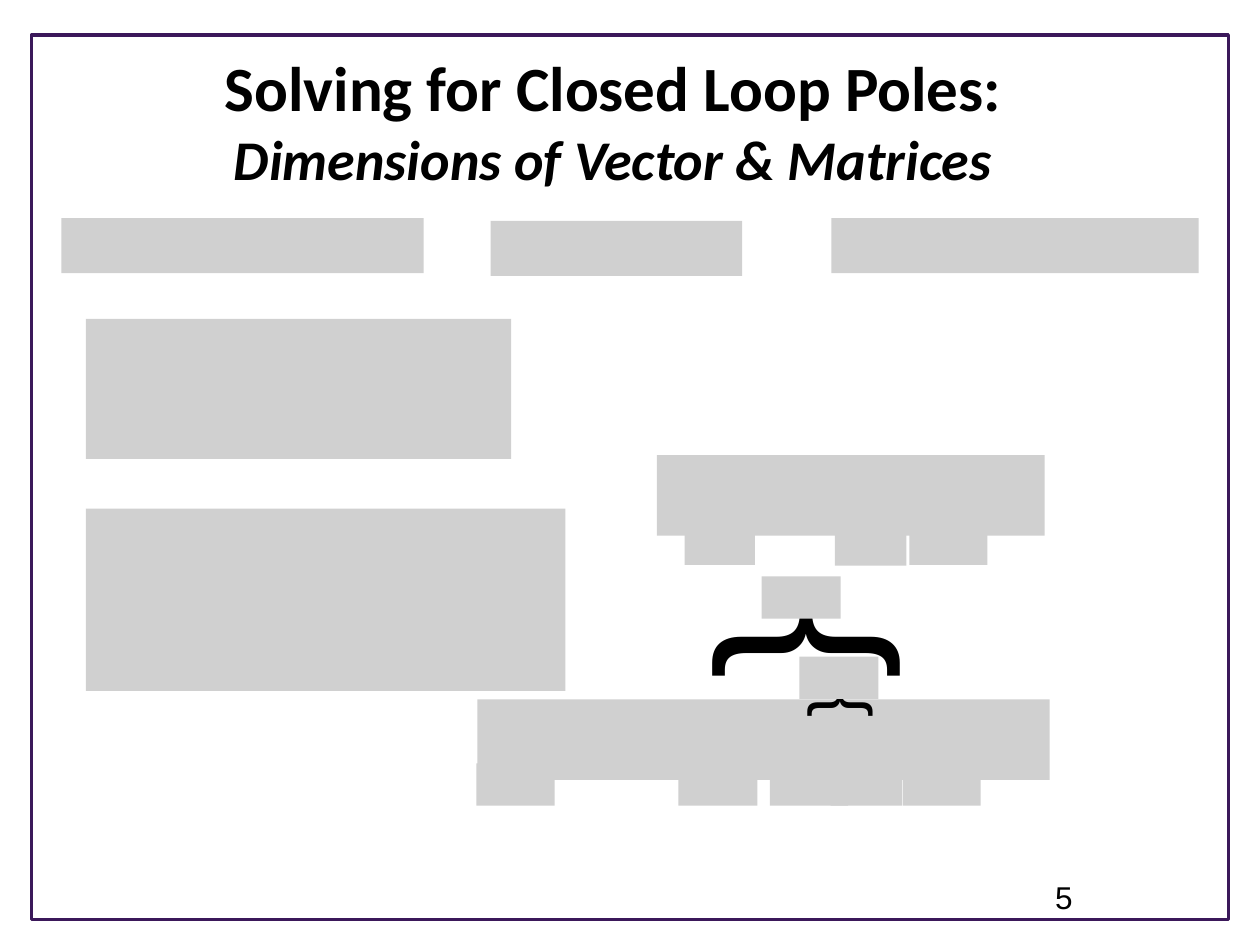
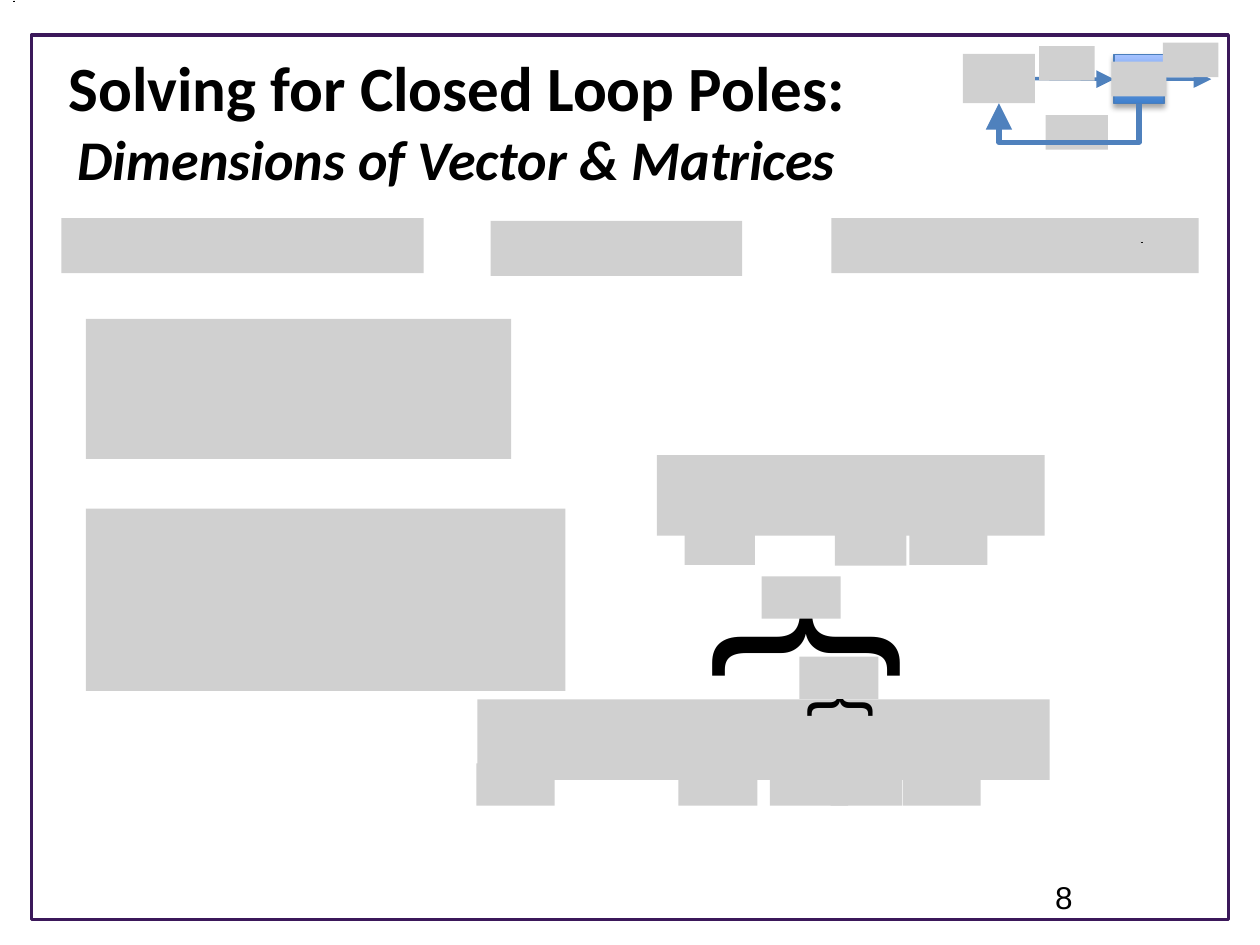
Before and after one commit to joseph-hellerstein/advanced-controls-lectures, a slide deck: slide 8 of Lecture_22-Designing-Closed-Loop-Systems/Designing-Proportional-Controllers.pptx (slide 5 before the commit). Drawn at 1260x945 pixels with LibreOffice and Linux fonts; fonts in the diff are those of the drawing; grey boxes stand for pictures; background and template pictures are left out. Boxes give left, top, right and bottom in pixels: in the first picture for what was removed or moved away, otherwise in the second. Text is boxed around its words. In the diff, an @@ line names an element or a change of style, - is before the commit and + after.

```diff
--- a/Lecture_22-Designing-Closed-Loop-Systems/Designing-Proportional-Controllers.pptx
+++ b/Lecture_22-Designing-Closed-Loop-Systems/Designing-Proportional-Controllers.pptx
@@ title "Solving for Closed Loop Poles: ..." moved from (x1=225, y1=66, x2=1001, y2=187) to (x1=69, y1=66, x2=845, y2=187) @@
@@ group added at (x1=963, y1=43, x2=1218, y2=149): 5 pictures, 2 arrows, 1 rectangle, 1 elbow arrow @@
@@ page number at (x1=1055, y1=887, x2=1073, y2=910): text changed @@
-5
+8
```
Also in this commit, not shown: 3 other slides changed, 6 slides added, 2 slides removed.
